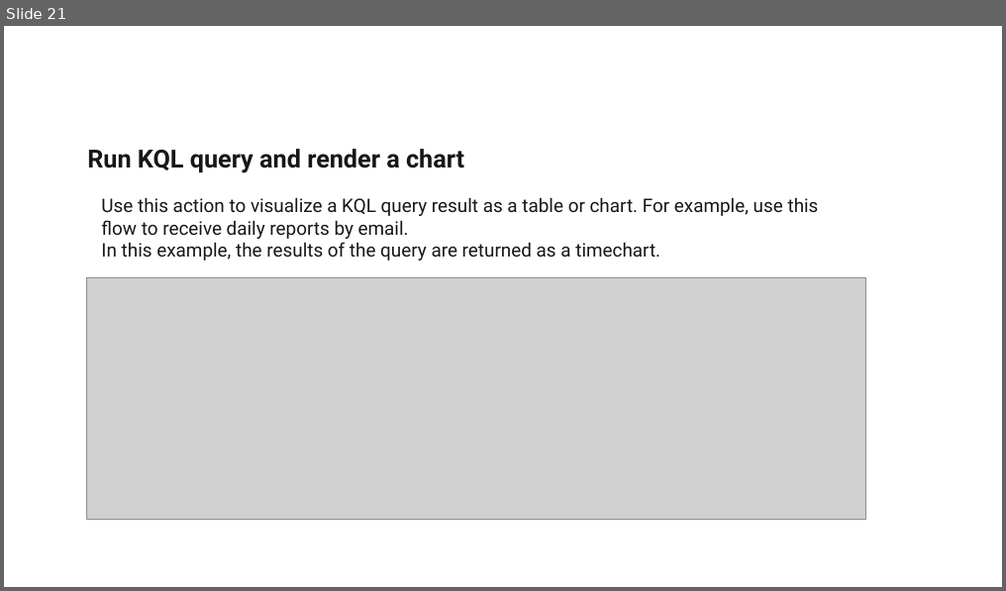
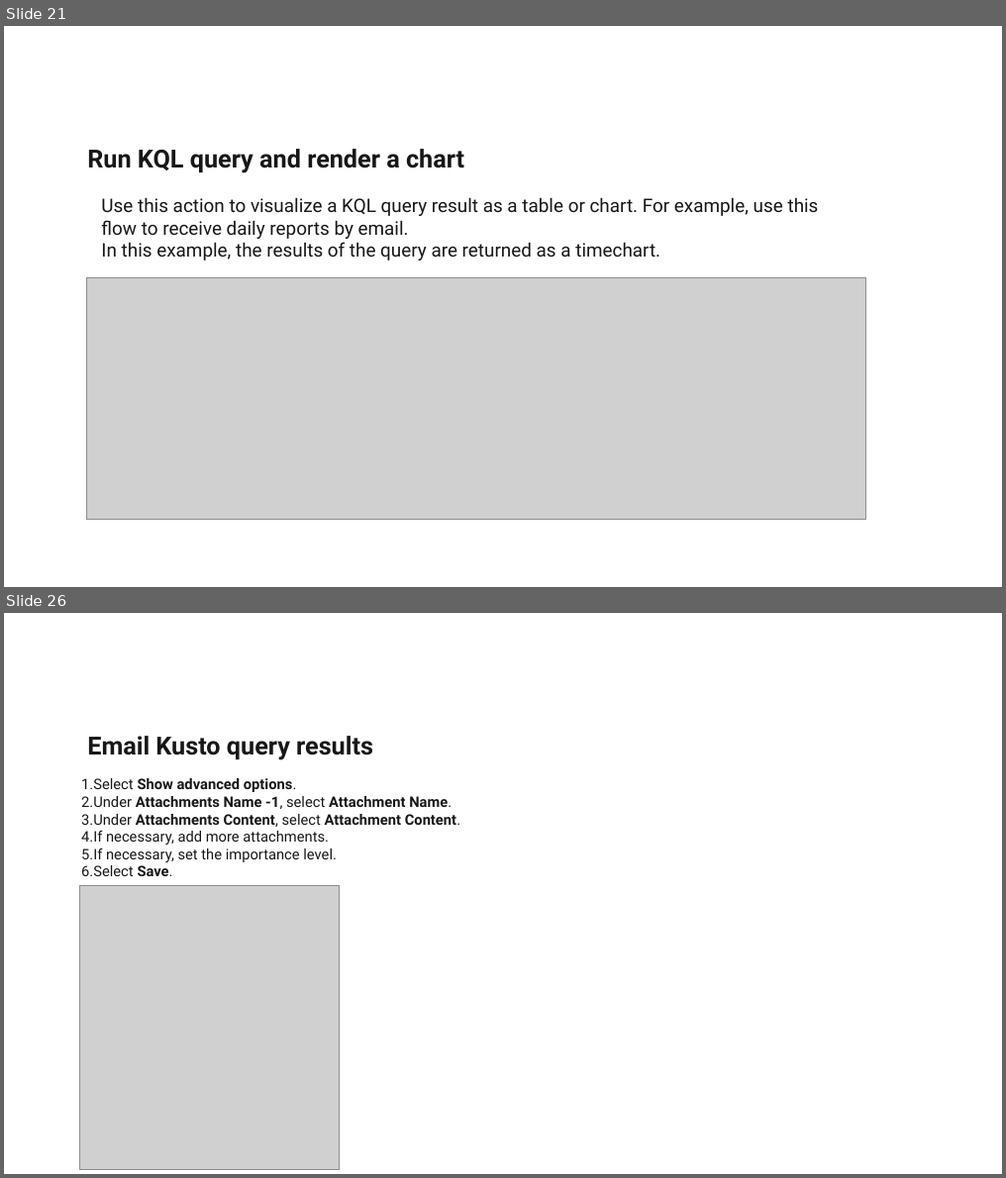
Before and after one commit to Deloitte-Azure-Accelerators/DataExplorer, a slide deck: Azure Data Explorer.pptx. Shown one above the other, each under a label of ours: slide 21 before the commit, slides 21 and 26 after it; the slides between them are not shown. The pictures are 1006x591 and 1006x1178 pixels, drawn with LibreOffice and Linux fonts; fonts in the diff are those of the drawing; grey boxes stand for pictures; background and template pictures are left out. Boxes give left, top, right and bottom in pixels: in the first picture for what was removed or moved away, otherwise in the second. Text is boxed around its words. In the diff, an @@ line names an element or a change of style, - is before the commit and + after.

```diff
--- a/Azure Data Explorer.pptx
+++ b/Azure Data Explorer.pptx
@@ slide 26 added at bbox=[4, 613, 1002, 1174], background #FFFFFF; not listed: 1 template element that a slide beside it also shows @@
@@ text added at bbox=[87, 736, 373, 761], 24 pt, text #171717, bold @@
+Email Kusto query results
@@ text added at bbox=[81, 778, 460, 876], 14 pt, text #171717 @@
+1. Select Show advanced options.
+2. Under Attachments Name -1, select Attachment Name.
+3. Under Attachments Content, select Attachment Content.
+4. If necessary, add more attachments.
+5. If necessary, set the importance level.
+6. Select Save.
@@ picture added at bbox=[80, 886, 339, 1170] @@
```
Also in this commit, not shown: 17 other slides added.
